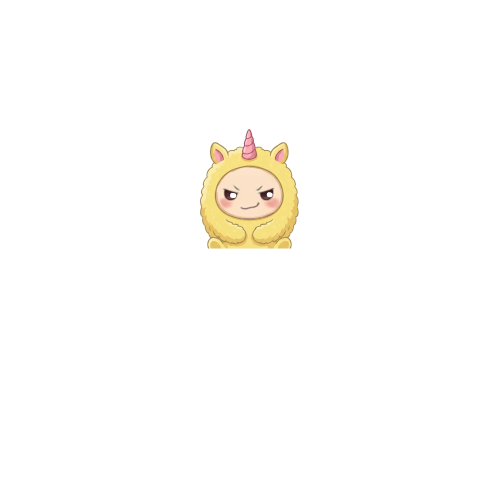
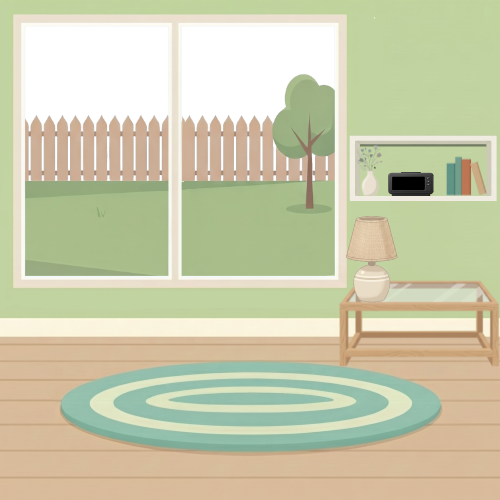
The second 500 x 500 image is a revision of the first. Changes to its layers:
added layer "книги" above "Копия Gemini_Generated_Image_3bahf73bahf73bah.jpg" over <box>445,156,487,196</box>
added layer "будильник #1" above "будильник" over <box>388,172,434,196</box>
added layer "ваза" above "полка" over <box>356,144,384,196</box>
added layer "полка" above "лампа" over <box>349,135,497,201</box>
added layer "лампа" above "стол" over <box>346,216,398,303</box>
added layer "стол" above "Видимое #2" over <box>339,280,500,367</box>
added layer "Видимое #2" above "Копия Копия Копия Gemini_Generated_Image_971rjc971rjc971r.jpg" over <box>0,0,500,500</box>
added layer "Копия Копия Копия Gemini_Generated_Image_971rjc971rjc971r.jpg" above "Копия Копия Gemini_Generated_Image_971rjc971rjc971r.jpg" over <box>179,115,186,182</box>
added layer "Копия Копия Gemini_Generated_Image_971rjc971rjc971r.jpg" above "Видимое #1" over <box>15,73,348,286</box>
hid group "Флаффи" (10 layers) over <box>145,128,352,251</box>
